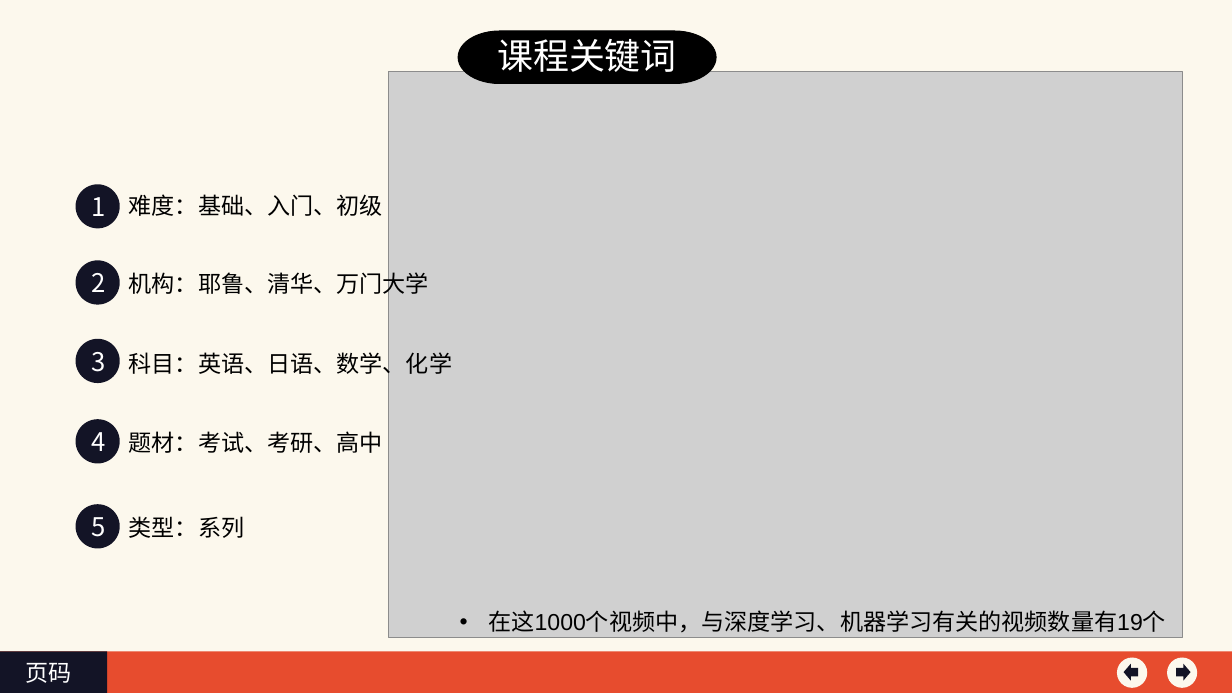
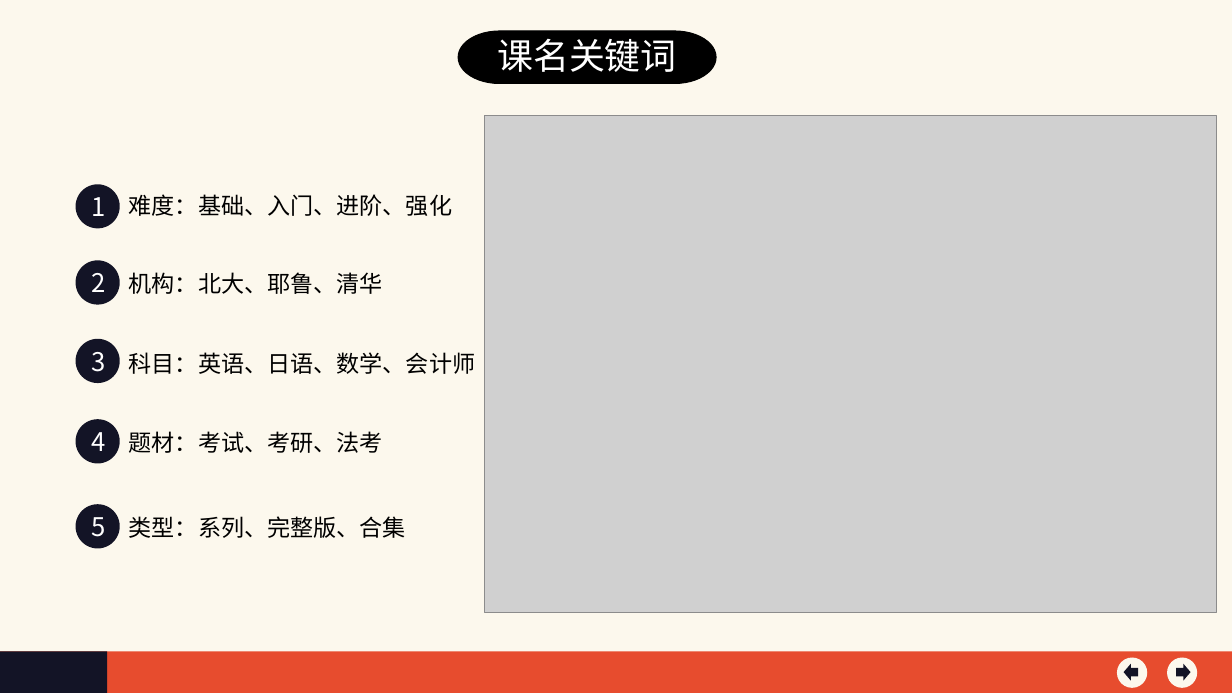
Before and after one commit to YuweiShen/CaseStudy, a slide deck: slide 10 of CaseStudy/B站学习.ppt (slide 6 before the commit). Drawn at 1232x693 pixels with LibreOffice and Linux fonts; fonts in the diff are those of the drawing; grey boxes stand for pictures. Boxes give left, top, right and bottom in pixels: in the first picture for what was removed or moved away, otherwise in the second. Text is boxed around its words. In the diff, an @@ line names an element or a change of style, - is before the commit and + after.

```diff
--- a/CaseStudy/B站学习.ppt
+++ b/CaseStudy/B站学习.ppt
@@ text at bbox=[497, 39, 676, 72]: text changed @@
-课程关键词
+课名关键词
@@ picture: place and size @@
-picture at bbox=[389, 72, 1182, 638]
+picture at bbox=[484, 115, 1215, 612]
@@ text at bbox=[129, 194, 452, 216]: text changed @@
-难度：基础、入门、初级
+难度：基础、入门、进阶、强化
@@ text at bbox=[129, 272, 383, 294]: text changed @@
-机构：耶鲁、清华、万门大学
+机构：北大、耶鲁、清华
@@ text at bbox=[129, 352, 475, 374]: text changed @@
-科目：英语、日语、数学、化学
+科目：英语、日语、数学、会计师
@@ text at bbox=[129, 431, 383, 453]: text changed @@
-题材：考试、考研、高中
+题材：考试、考研、法考
@@ text at bbox=[129, 516, 406, 538]: text changed @@
-类型：系列
+类型：系列、完整版、合集
@@ text removed at bbox=[488, 610, 1166, 632] @@
-• 在这1000个视频中，与深度学习、机器学习有关的视频数量有19个
@@ text removed at bbox=[26, 663, 72, 683] @@
-页码
```
Also in this commit, not shown: 9 other slides changed, 15 slides added, 6 slides removed.
